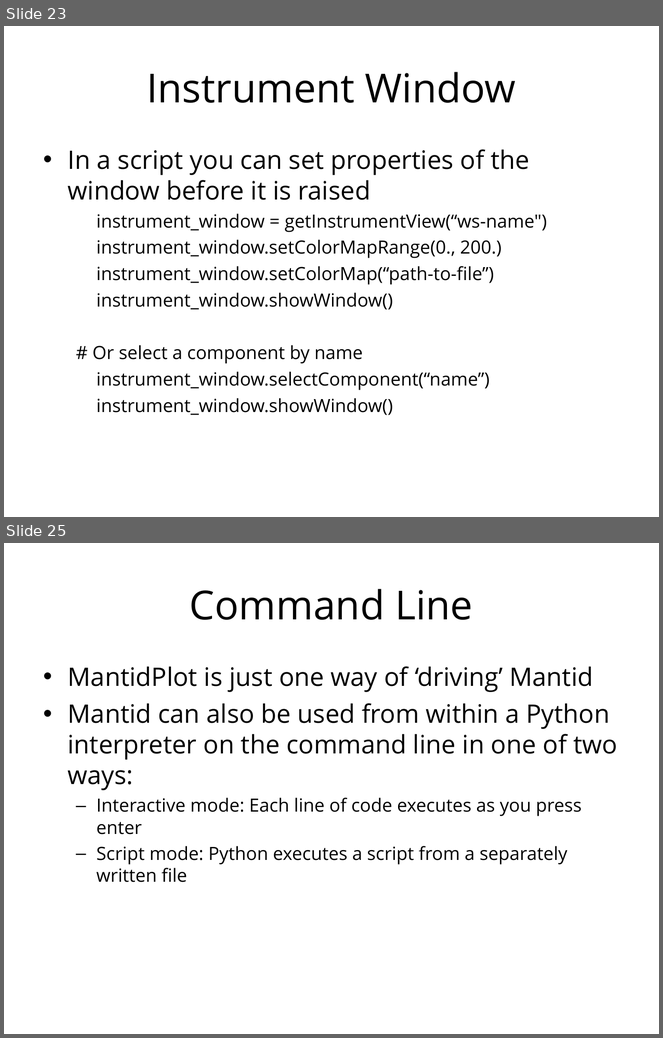
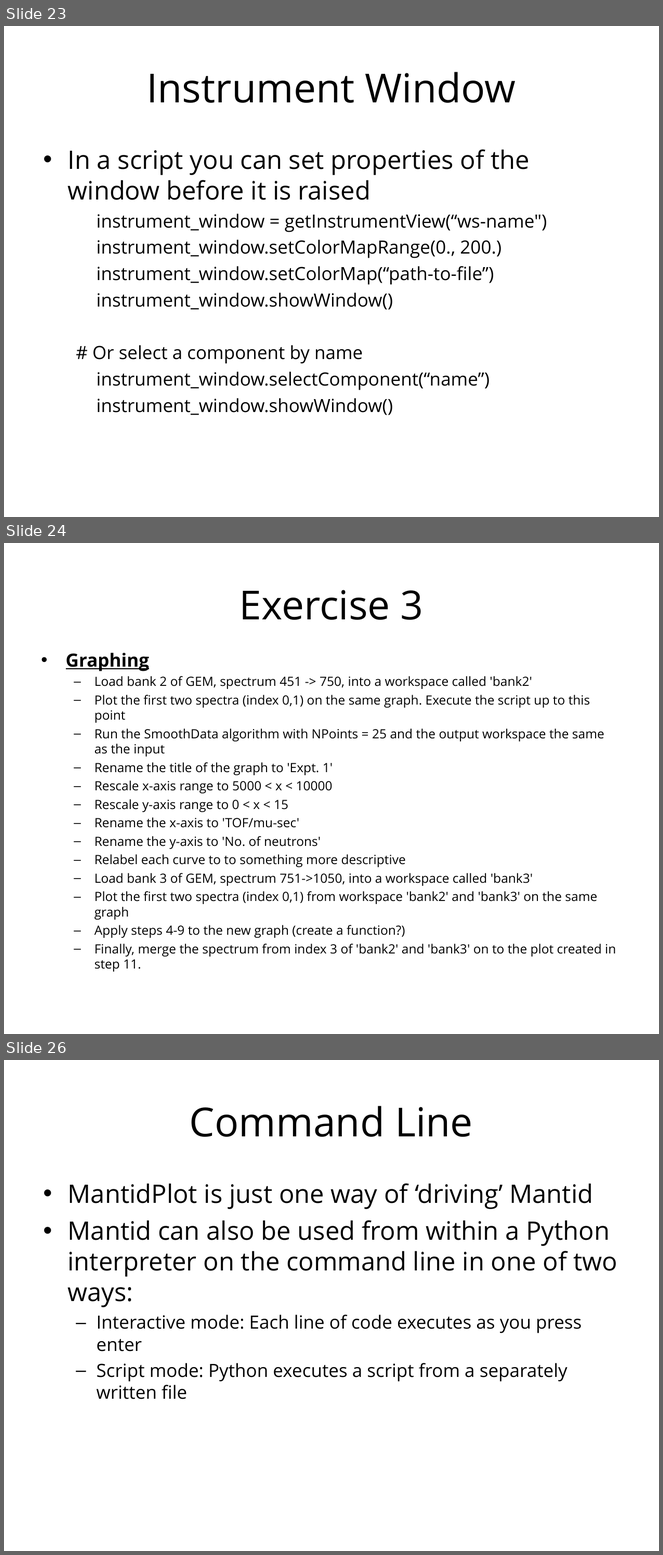
Before and after one commit to mantidproject/documents, a slide deck: Presentations/Python training course/Python in Mantid.ppt. Shown one above the other, each under a label of ours: slides 23 and 25 before the commit, slides 23, 24 and 26 after it; the slides between them are not shown. The pictures are 663x1038 and 663x1555 pixels, drawn with LibreOffice and Linux fonts; fonts in the diff are those of the drawing; background and template pictures are left out. Boxes give left, top, right and bottom in pixels: in the first picture for what was removed or moved away, otherwise in the second. Text is boxed around its words. In the diff, an @@ line names an element or a change of style, - is before the commit and + after.

```diff
--- a/Presentations/Python training course/Python in Mantid.ppt
+++ b/Presentations/Python training course/Python in Mantid.ppt
@@ slide 24 added at [4, 543, 659, 1034], background #FFFFFF @@
@@ title added at [239, 590, 424, 620], 44 pt, text #000000 @@
+Exercise 3
@@ text added at [66, 653, 616, 972], 14 pt, text #000000 @@
+• Graphing
+  – Load bank 2 of GEM, spectrum 451 -> 750, into a workspace called 'bank2'
+  – Plot the first two spectra (index 0,1) on the same graph. Execute the script up to this point
+  – Run the SmoothData algorithm with NPoints = 25 and the output workspace the same as the input
+  – Rename the title of the graph to 'Expt. 1'
+  – Rescale x-axis range to 5000 < x < 10000
+  – Rescale y-axis range to 0 < x < 15
+  – Rename the x-axis to 'TOF/mu-sec'
+  – Rename the y-axis to 'No. of neutrons'
+  – Relabel each curve to to something more descriptive
+  – Load bank 3 of GEM, spectrum 751->1050, into a workspace called 'bank3'
+  – Plot the first two spectra (index 0,1) from workspace 'bank2' and 'bank3' on the same graph
+  – Apply steps 4-9 to the new graph (create a function?)
+  – Finally, merge the spectrum from index 3 of 'bank2' and 'bank3' on to the plot created in step 11.
@@ what was slide 25 is now slide 26 @@
```
Also in this commit, not shown: 9 slides changed, 5 other slides added, 1 slide removed.
